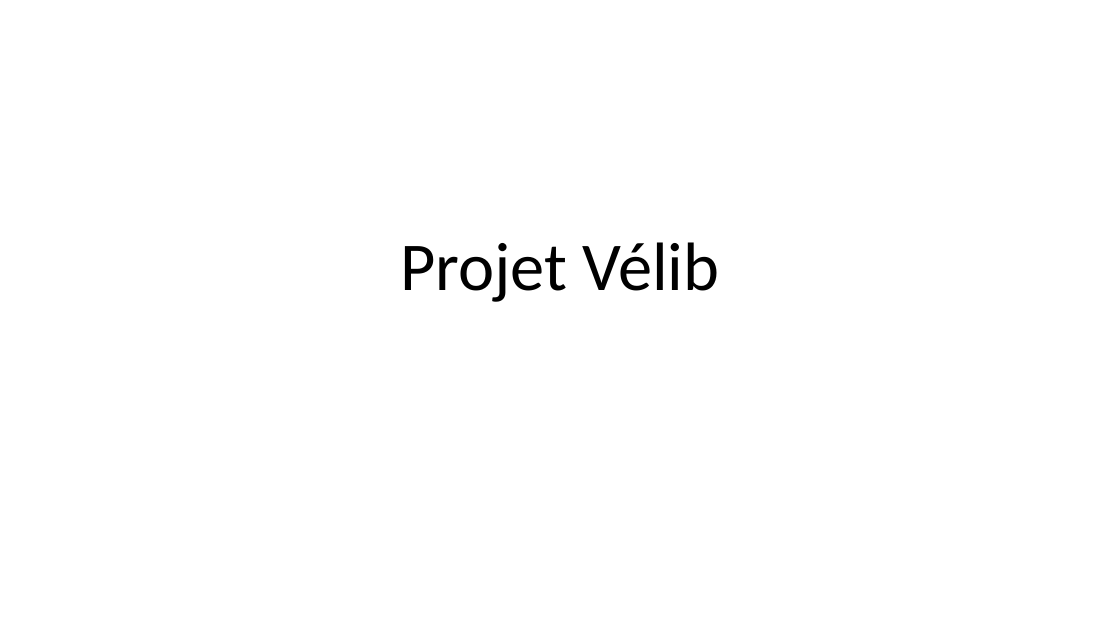
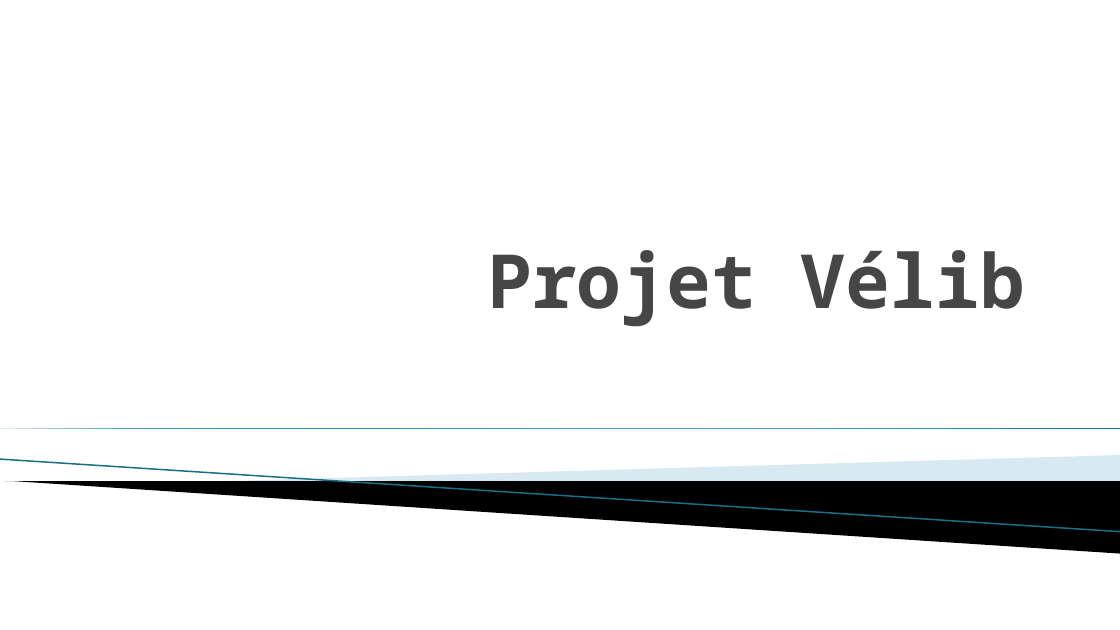
Before and after one commit to DianeBeldame/AppVelib, a slide deck: slide 1 of Presentation v0.1.pptx. Drawn at 1120x630 pixels with LibreOffice and Linux fonts; fonts in the diff are those of the drawing; background and template pictures are left out. Boxes give left, top, right and bottom in pixels: in the first picture for what was removed or moved away, otherwise in the second. Text is boxed around its words. In the diff, an @@ line names an element or a change of style, - is before the commit and + after.

```diff
--- a/Presentation v0.1.pptx
+++ b/Presentation v0.1.pptx
@@ title "Projet Vélib": place and size @@
-title "Projet Vélib" at bbox=[400, 242, 720, 302]
+title "Projet Vélib" at bbox=[487, 250, 1025, 327]
@@ title "Projet Vélib" at bbox=[487, 250, 1025, 327]: size 44 to 48 pt, font Calibri to Noto Sans Mono, text colour #000000 to #464646, bold on; alignment centre to right; vertical alignment middle to bottom @@
@@ right triangle added at bbox=[0, 429, 1120, 429], fill gradient #007896 to #4CBBDF @@
@@ line added from (0, 459) to (1120, 532), #97C5D8 0.95 pt @@
@@ freeform shape added at bbox=[207, 455, 1120, 500], fill #A0CBDC at 40% opacity @@
@@ freeform shape added at bbox=[4, 482, 1120, 554], fill #000000 @@
```
Also in this commit, not shown: 7 other slides changed, 4 slides added.
